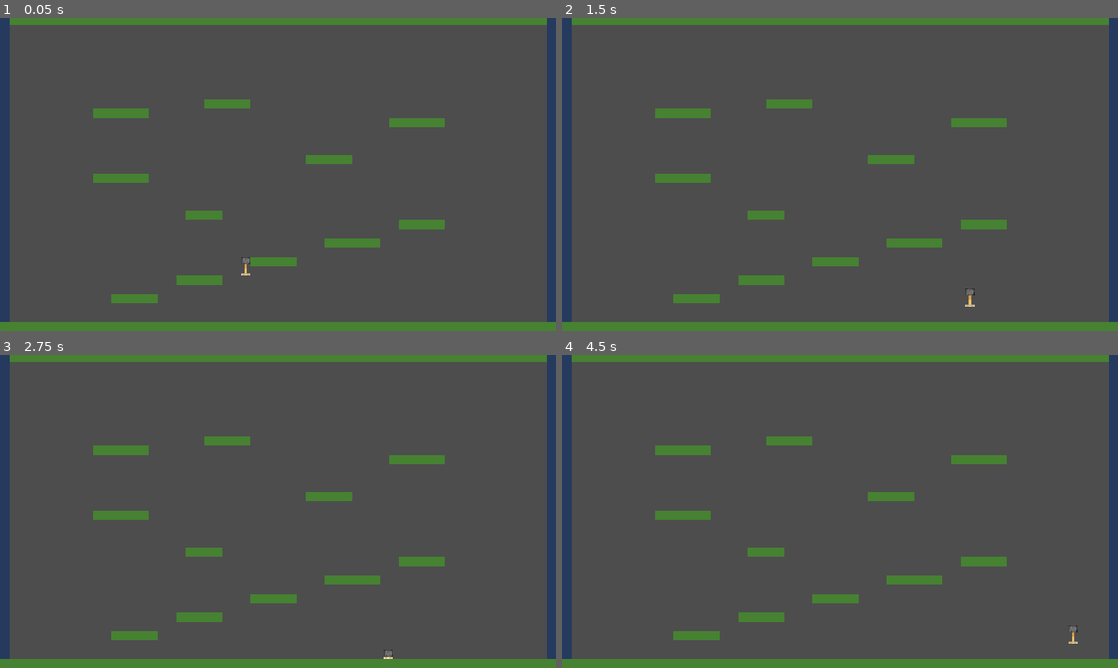
Above: before the commit, frames 1-4 (two rows, left to right).
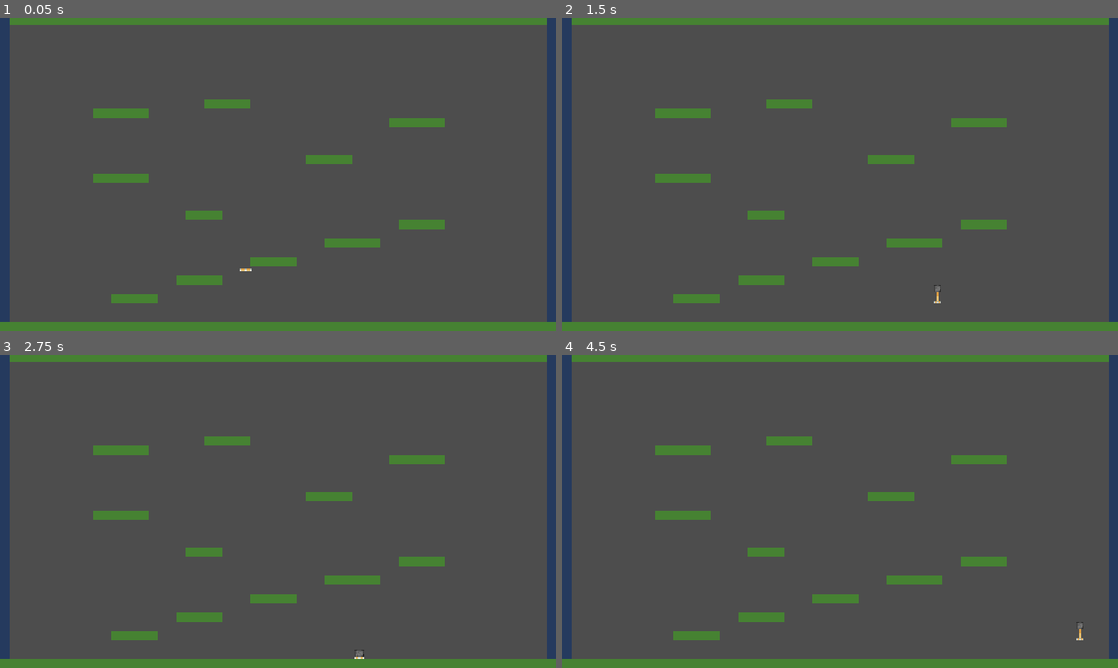
Above: after the commit, the same moments.

Repository: LeZellus/pistonprecision
Game: Godot game, scene res://scenes/levels/MainScene.tscn
Same seed, same stepped clock (60 frames per second), same inputs: the game is played once before the commit and once after it.
Inputs:
- Up to frame 1 (0.05 s): no input
- Up to frame 2 (1.5 s): tap Enter at 0.5 s; hold Space (jump) 0.53-1.28 s; hold D (move_right) from 0.53 s (still down); tap Space (jump) at 1.35 s
- Up to frame 3 (2.75 s): tap Space (jump) at 1.52, 1.82 s; release D (move_right) at 2.03 s; hold A (move_left) from 2.03 s (still down); hold Space (jump) from 2.03 s (still down)
- Up to frame 4 (4.5 s): release A (move_left) at 2.78 s; release Space (jump) at 2.78 s; hold D (move_right) 2.78-4.28 s; tap Space (jump) at 2.85, 3.02, 3.32, 4.35 s; hold Space (jump) 3.53-4.28 s; tap Enter at 4.25 s; hold A (move_left) from 4.28 s (still down)

The runs differ from the first frame. In frame 1, less than 0.1% of the frame differs, in the area x 43-46%, y 76-83%; in frame 2, less than 0.1%, in the area x 66-75%, y 85-93%; in frame 3, less than 0.1%; in frame 4, less than 0.1%.

Commit message:
player jump fixed

Diff:
--- a/project.godot
+++ b/project.godot
@@ -19,6 +19,7 @@
 
 GameManager="*res://scripts/managers/GameManager.gd"
 InputManager="*res://scripts/managers/InputManager.gd"
+AudioManager="*res://scripts/managers/AudioManager.gd"
 
 [display]
 
@@ -32,6 +33,7 @@
 
 folder_colors={
 "res://assets/": "red",
+"res://audio/": "purple",
 "res://resources/": "yellow",
 "res://scenes/": "green",
 "res://scripts/": "teal"
--- a/resources/player_stats/PlayerAnimation.tres
+++ b/resources/player_stats/PlayerAnimation.tres
@@ -1,10 +1,14 @@
-[gd_resource type="SpriteFrames" load_steps=7 format=3 uid="uid://j4q15hu1yxfw"]
+[gd_resource type="SpriteFrames" load_steps=8 format=3 uid="uid://j4q15hu1yxfw"]
 
 [ext_resource type="Texture2D" uid="uid://b74ojjb1q6pmt" path="res://assets/sprites/player/PistonSpritesheet.png" id="1_m66vt"]
 
-[sub_resource type="AtlasTexture" id="AtlasTexture_djrw8"]
+[sub_resource type="AtlasTexture" id="AtlasTexture_3pf4m"]
 atlas = ExtResource("1_m66vt")
-region = Rect2(0, 0, 32, 32)
+region = Rect2(160, 0, 32, 32)
+
+[sub_resource type="AtlasTexture" id="AtlasTexture_3axh6"]
+atlas = ExtResource("1_m66vt")
+region = Rect2(160, 0, 32, 32)
 
 [sub_resource type="AtlasTexture" id="AtlasTexture_baqhl"]
 atlas = ExtResource("1_m66vt")
@@ -26,7 +30,10 @@
 animations = [{
 "frames": [{
 "duration": 1.0,
-"texture": SubResource("AtlasTexture_djrw8")
+"texture": SubResource("AtlasTexture_3pf4m")
+}, {
+"duration": 1.0,
+"texture": SubResource("AtlasTexture_3axh6")
 }],
 "loop": true,
 "name": &"Fall",
--- a/scenes/player/Player.tscn
+++ b/scenes/player/Player.tscn
@@ -15,9 +15,7 @@
 
 [node name="AnimatedSprite2D" type="AnimatedSprite2D" parent="."]
 sprite_frames = ExtResource("2_kqkg1")
-animation = &"Jump"
-frame = 1
-frame_progress = 1.0
+animation = &"Fall"
 
 [node name="WallLeftTop" type="RayCast2D" parent="."]
 modulate = Color(0.780986, 0.199655, 0.453845, 1)
--- /dev/null
+++ b/scripts/managers/AudioManager.gd
@@ -0,0 +1,171 @@
+extends Node
+
+# === AUDIO PLAYERS POOL ===
+var sfx_players_pool: Array[AudioStreamPlayer] = []
+var active_sfx_players: Array[AudioStreamPlayer] = []
+var music_player: AudioStreamPlayer
+
+# === AUDIO COLLECTIONS ===
+var audio_collections: Dictionary = {}
+
+# === SETTINGS ===
+var master_volume: float = 1.0
+var sfx_volume: float = 0.7
+var music_volume: float = 0.5
+
+# === INDIVIDUAL VOLUMES ===
+var category_volumes: Dictionary = {}
+
+const POOL_SIZE: int = 20
+
+func _ready():
+	name = "AudioManager"
+	process_mode = Node.PROCESS_MODE_ALWAYS
+
+	_create_audio_pool()
+	_create_music_player()
+	_scan_audio_folders()
+
+func _create_audio_pool():
+	for i in POOL_SIZE:
+		var player = AudioStreamPlayer.new()
+		add_child(player)
+		sfx_players_pool.append(player)
+
+func _create_music_player():
+	music_player = AudioStreamPlayer.new()
+	add_child(music_player)
+
+func _scan_audio_folders():
+	_scan_directory("res://audio/sfx/", "")
+
+func _scan_directory(path: String, category_path: String):
+	var dir = DirAccess.open(path)
+	if not dir:
+		return
+
+	dir.list_dir_begin()
+	var file_name = dir.get_next()
+
+	while file_name != "":
+		var full_path = path + file_name
+
+		if dir.current_is_dir():
+			# Dossier - scanner récursivement
+			var new_category = category_path + "/" + file_name if category_path != "" else file_name
+			_scan_directory(full_path + "/", new_category)
+		else:
+			# Fichier audio - ajouter à la collection
+			if _is_audio_file(file_name):
+				_add_to_collection(category_path, full_path)
+
+		file_name = dir.get_next()
+
+	_print_collections()
+
+func _is_audio_file(file_name: String) -> bool:
+	var extensions = [".ogg", ".wav", ".mp3"]
+	return extensions.any(func(ext): return file_name.ends_with(ext))
+
+func _add_to_collection(category: String, file_path: String):
+	if category == "":
+		return
+
+	if not audio_collections.has(category):
+		audio_collections[category] = []
+		# Volume par défaut pour cette catégorie
+		category_volumes[category] = 1.0
+
+	var stream = load(file_path)
+	if stream:
+		audio_collections[category].append(stream)
+
+func _print_collections():
+	for category in audio_collections.keys():
+		print("Collection '", category, "': ", audio_collections[category].size(), " fichiers")
+
+# === SFX PLAYBACK ===
+func play_sfx(category: String, volume_override: float = -1.0, randomize: bool = true):
+	if not audio_collections.has(category) or audio_collections[category].is_empty():
+		print("Collection introuvable: ", category)
+		return
+
+	var player = _get_available_player()
+	if not player:
+		return
+
+	var audio_stream
+	if randomize and audio_collections[category].size() > 1:
+		audio_stream = audio_collections[category].pick_random()
+	else:
+		audio_stream = audio_collections[category][0]
+
+	player.stream = audio_stream
+
+	# Volume final = master * sfx * catégorie * override
+	var category_vol = category_volumes.get(category, 1.0)
+	var final_volume = sfx_volume * category_vol
+	if volume_override >= 0:
+		final_volume = volume_override
+
+	player.volume_db = linear_to_db(final_volume * master_volume)
+
+	player.play()
+	active_sfx_players.append(player)
+	player.finished.connect(_on_sfx_finished.bind(player), CONNECT_ONE_SHOT)
+
+func play_multi_sfx(categories: Array[String], volume_override: float = -1.0):
+	for category in categories:
+		play_sfx(category, volume_override)
+
+# === PLAYER MANAGEMENT ===
+func _get_available_player() -> AudioStreamPlayer:
+	_cleanup_finished_players()
+
+	for player in sfx_players_pool:
+		if not player in active_sfx_players:
+			return player
+	return null
+
+func _on_sfx_finished(player: AudioStreamPlayer):
+	active_sfx_players.erase(player)
+
+func _cleanup_finished_players():
+	active_sfx_players = active_sfx_players.filter(func(p): return p.playing)
+
+# === MUSIC ===
+func play_music(music_name: String):
+	var base_path = "res://audio/music/" + music_name
+	var extensions = [".ogg", ".wav", ".mp3"]
+
+	for ext in extensions:
+		if ResourceLoader.exists(base_path + ext):
+			music_player.stream = load(base_path + ext)
+			music_player.volume_db = linear_to_db(music_volume * master_volume)
+			music_player.play()
+			return
+
+func stop_music():
+	music_player.stop()
+
+# === VOLUME ===
+func set_master_volume(volume: float):
+	master_volume = clamp(volume, 0.0, 1.0)
+
+func set_sfx_volume(volume: float):
+	sfx_volume = clamp(volume, 0.0, 1.0)
+
+func set_music_volume(volume: float):
+	music_volume = clamp(volume, 0.0, 1.0)
+
+func set_category_volume(category: String, volume: float):
+	category_volumes[category] = clamp(volume, 0.0, 1.0)
+
+func get_category_volume(category: String) -> float:
+	return category_volumes.get(category, 1.0)
+
+# === UTILITIES ===
+func stop_all_sfx():
+	for player in active_sfx_players:
+		player.stop()
+	active_sfx_players.clear()
--- a/scripts/player/Player.gd
+++ b/scripts/player/Player.gd
@@ -2,26 +2,13 @@
 class_name Player
 
 # === COMPONENTS ===
-@onready var collision: CollisionShape2D = $CollisionShape2D
 @onready var sprite: AnimatedSprite2D = $AnimatedSprite2D
-@onready var ground_left: RayCast2D = $GroundLeft
-@onready var ground_right: RayCast2D = $GroundRight
-@onready var ground_center: RayCast2D = $GroundCenter
-@onready var wall_left_top: RayCast2D = $WallLeftTop
-@onready var wall_left_center: RayCast2D = $WallLeftCenter
-@onready var wall_left_bottom: RayCast2D = $WallLeftBottom
-@onready var wall_right_top: RayCast2D = $WallRightTop
-@onready var wall_right_center: RayCast2D = $WallRightCenter
-@onready var wall_right_bottom: RayCast2D = $WallRightBottom
+@onready var ground_rays: Array[RayCast2D] = [$GroundLeft, $GroundRight, $GroundCenter]
+@onready var wall_left_rays: Array[RayCast2D] = [$WallLeftTop, $WallLeftCenter, $WallLeftBottom]
+@onready var wall_right_rays: Array[RayCast2D] = [$WallRightTop, $WallRightCenter, $WallRightBottom]
 
 # === PISTON STATE ===
-enum PistonDirection {
-	DOWN,
-	LEFT,
-	UP,
-	RIGHT
-}
-
+enum PistonDirection { DOWN, LEFT, UP, RIGHT }
 var piston_direction: PistonDirection = PistonDirection.DOWN
 
 # === STATE ===
@@ -29,7 +16,7 @@
 var is_on_wall: bool = false
 var wall_side: int = 0
 var is_jumping: bool = false
-var gravity = ProjectSettings.get_setting("physics/2d/default_gravity")
+var gravity: float = ProjectSettings.get_setting("physics/2d/default_gravity")
 
 func _ready():
 	InputManager.jump_buffered.connect(_on_jump_buffered)
@@ -37,12 +24,12 @@
 	InputManager.rotate_left_requested.connect(_on_rotate_left)
 	InputManager.rotate_right_requested.connect(_on_rotate_right)
 
-func _physics_process(delta):
+func _physics_process(delta: float):
 	delta = min(delta, 1.0/30.0)
+
 	_handle_wall_detection()
 	_handle_gravity(delta)
 	_handle_horizontal_movement(delta)
-
 	_handle_grounding()
 	_handle_jump()
 	_handle_animations()
@@ -57,7 +44,8 @@
 				sprite.play("Jump")
 	else:
 		is_jumping = false
-		sprite.play("Idle")
+		if sprite.animation != "Idle":
+			sprite.play("Idle")
 
 # === ROTATION SYSTEM ===
 func _on_rotate_left():
@@ -67,99 +55,90 @@
 	_rotate_piston(1)
 
 func _rotate_piston(direction: int):
-	var new_direction = (piston_direction + direction) % 4
-	if new_direction < 0:
-		new_direction = 3
-
-	piston_direction = new_direction
-	_update_sprite_rotation()
-
-func _update_sprite_rotation():
+	piston_direction = (piston_direction + direction) % 4 if direction > 0 else (piston_direction + direction + 4) % 4
 	sprite.rotation_degrees = piston_direction * 90
 
 # === WALL DETECTION ===
 func _handle_wall_detection():
-	var left_wall = (wall_left_top and wall_left_top.is_colliding()) or \
-					(wall_left_center and wall_left_center.is_colliding()) or \
-					(wall_left_bottom and wall_left_bottom.is_colliding())
+	var left_wall = _any_ray_colliding(wall_left_rays)
+	var right_wall = _any_ray_colliding(wall_right_rays)
 
-	var right_wall = (wall_right_top and wall_right_top.is_colliding()) or \
-					 (wall_right_center and wall_right_center.is_colliding()) or \
-					 (wall_right_bottom and wall_right_bottom.is_colliding())
-
-	if left_wall and not is_on_floor():
-		is_on_wall = true
-		wall_side = -1
-	elif right_wall and not is_on_floor():
-		is_on_wall = true
-		wall_side = 1
+	if not is_on_floor():
+		if left_wall:
+			is_on_wall = true
+			wall_side = -1
+		elif right_wall:
+			is_on_wall = true
+			wall_side = 1
+		else:
+			is_on_wall = false
+			wall_side = 0
 	else:
 		is_on_wall = false
 		wall_side = 0
 
+func _any_ray_colliding(rays: Array[RayCast2D]) -> bool:
+	return rays.any(func(ray): return ray and ray.is_colliding())
+
 # === GRAVITY ===
-func _handle_gravity(delta):
+func _handle_gravity(delta: float):
 	if not is_on_floor():
 		var gravity_multiplier = PlayerConstants.GRAVITY_MULTIPLIER
+		var max_fall = PlayerConstants.MAX_FALL_SPEED
 
 		if is_on_wall and velocity.y > 0:
 			gravity_multiplier *= PlayerConstants.WALL_SLIDE_MULTIPLIER
+			max_fall *= PlayerConstants.WALL_SLIDE_MAX_SPEED_MULTIPLIER
 
 		velocity.y += gravity * gravity_multiplier * delta
 
-		if velocity.y < 0 and InputManager.was_jump_released():
+		if velocity.y < -100 and InputManager.was_jump_released():
 			velocity.y *= PlayerConstants.JUMP_CUT_MULTIPLIER
-
-		var max_fall = PlayerConstants.MAX_FALL_SPEED
-		if is_on_wall and velocity.y > 0:
-			max_fall *= PlayerConstants.WALL_SLIDE_MAX_SPEED_MULTIPLIER
 
 		velocity.y = min(velocity.y, max_fall)
 
 # === GROUNDING ===
 func _handle_grounding():
-	var grounded = is_on_floor()
+	var grounded = is_on_floor() or _any_ray_colliding(ground_rays)
 
-	if ground_left and ground_right and ground_center:
-		grounded = ground_left.is_colliding() or ground_right.is_colliding() or ground_center.is_colliding()
+	# Son d'atterrissage
+	if grounded and not was_grounded:
+		AudioManager.play_sfx("player/land", 0.1)
 
 	if grounded != was_grounded:
 		InputManager.set_grounded(grounded)
 		was_grounded = grounded
 
 # === HORIZONTAL MOVEMENT ===
-func _handle_horizontal_movement(delta):
+func _handle_horizontal_movement(delta: float):
 	var input_dir = InputManager.get_movement()
 
 	if input_dir != 0:
 		velocity.x = input_dir * PlayerConstants.SPEED
 	else:
-		var friction_force = PlayerConstants.FRICTION if is_on_floor() else PlayerConstants.AIR_RESISTANCE
-		velocity.x = move_toward(velocity.x, 0, friction_force * delta)
+		var friction = PlayerConstants.FRICTION if is_on_floor() else PlayerConstants.AIR_RESISTANCE
+		velocity.x = move_toward(velocity.x, 0, friction * delta)
 
 # === JUMP ===
 func _handle_jump():
-	# Ne peut sauter que si le piston pointe vers le bas
-	if piston_direction != PistonDirection.DOWN:
+	if piston_direction != PistonDirection.DOWN or not InputManager.consume_jump_buffer():
 		return
 
-	if InputManager.consume_jump_buffer():
-		if is_on_floor() or InputManager.can_coyote_jump():
-			_perform_jump()
-		elif is_on_wall:
-			_perform_wall_jump()
+	if is_on_floor() or InputManager.can_coyote_jump():
+		_perform_jump()
+	elif is_on_wall:
+		_perform_wall_jump()
 
 func _perform_jump():
 	velocity.y = PlayerConstants.JUMP_VELOCITY
 	is_jumping = true
+	AudioManager.play_sfx("player/jump", 0.1)
 
 func _perform_wall_jump():
 	velocity.y = PlayerConstants.JUMP_VELOCITY
 	velocity.x = -wall_side * PlayerConstants.SPEED * 1.2
+	AudioManager.play_sfx("player/jump", 0.1)
 
 # === SIGNAL HANDLERS ===
-func _on_jump_buffered():
-	pass
-
-func _on_movement_changed(direction: float):
-	pass
+func _on_jump_buffered(): pass
+func _on_movement_changed(direction: float): pass
--- a/scripts/player/PlayerConstants.gd
+++ b/scripts/player/PlayerConstants.gd
@@ -1,14 +1,14 @@
 class_name PlayerConstants
 
 # === MOVEMENT ===
-const SPEED = 150.0
+const SPEED = 120.0
 const ACCELERATION = 1000.0
 const FRICTION = 2000.0
 const AIR_RESISTANCE = 800.0  # Beaucoup plus de résistance en l'air
 
 # === JUMP ===
 const JUMP_VELOCITY = -322.0  # Hauteur originale restaurée
-const JUMP_CUT_MULTIPLIER = 0.15  # Plus agressif pour couper le saut
+const JUMP_CUT_MULTIPLIER = 0.4  # Plus agressif pour couper le saut
 const MAX_FALL_SPEED = 320.0  # Réduit pour éviter la sensation de lourdeur
 
 # === PHYSICS ===
Binary file changed: assets/sprites/player/PistonSpritesheet.png
Not shown, added: audio/sfx/player/jump/piston_01.mp3.import
Not shown, added: audio/sfx/player/jump/piston_02.wav.import
Not shown, added: audio/sfx/player/land/metallic_land_01.wav.import
Not shown, added: audio/sfx/player/land/metallic_land_02.wav.import
Not shown, added: audio/sfx/player/land/metallic_land_03.wav.import
Not shown, added: audio/sfx/player/land/metallic_land_04.wav.import
Not shown, added: audio/sfx/player/jump/piston_01.mp3
Not shown, added: audio/sfx/player/jump/piston_02.wav
Not shown, added: audio/sfx/player/land/metallic_land_01.wav
Not shown, added: audio/sfx/player/land/metallic_land_02.wav
Not shown, added: audio/sfx/player/land/metallic_land_03.wav
(and 1 more such lines)
